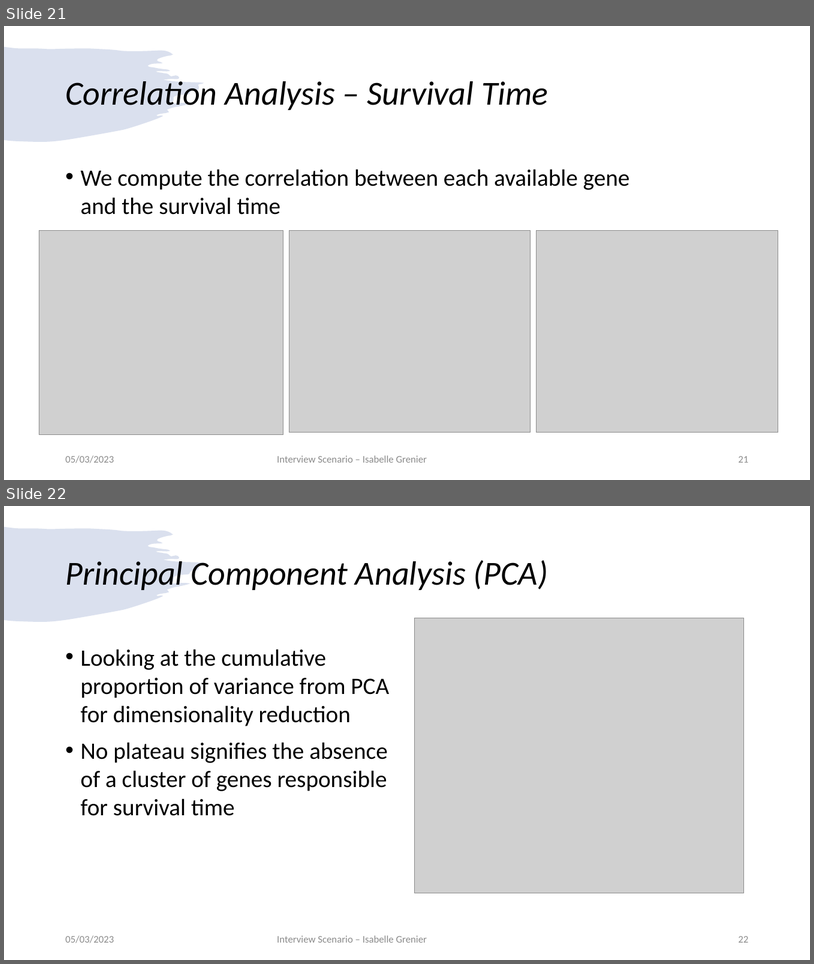
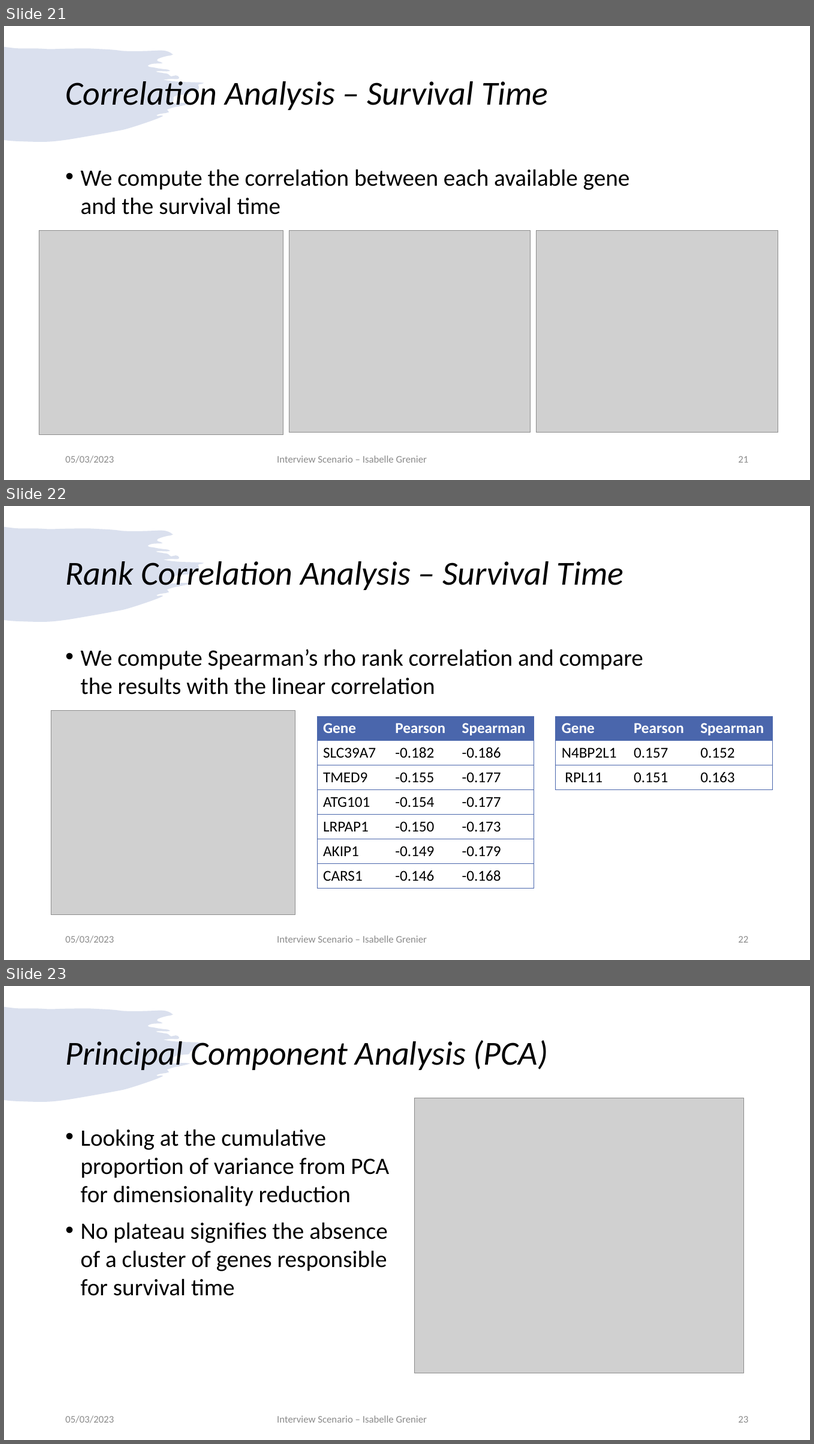
Before and after one commit to igrenier/TCGA_BRCA, a slide deck: presentation_05032023.pptx. Shown one above the other, each under a label of ours: slides 21 and 22 before the commit, slides 21, 22 and 23 after it. The pictures are 814x964 and 814x1444 pixels, drawn with LibreOffice and Linux fonts; fonts in the diff are those of the drawing; grey boxes stand for pictures. Boxes give left, top, right and bottom in pixels: in the first picture for what was removed or moved away, otherwise in the second. Text is boxed around its words. In the diff, an @@ line names an element or a change of style, - is before the commit and + after.

Commit message:
presentation figure cleanup

```diff
--- a/presentation_05032023.pptx
+++ b/presentation_05032023.pptx
@@ slide 22 added at <box>4,506,810,960</box>, background #FFFFFF; not listed: 1 template element that a slide beside it also shows @@
@@ title added at <box>65,561,624,590</box>, 40 pt, text #000000, italic @@
+Rank Correlation Analysis – Survival Time
@@ text added at <box>81,649,644,694</box>, 28 pt, text #000000 @@
+• We compute Spearman’s rho rank correlation and compare the results with the linear correlation
@@ picture added at <box>51,711,296,915</box> @@
@@ table added at <box>317,716,534,888</box>, 7 rows, 3 columns @@
+Gene | Pearson | Spearman
+SLC39A7 | -0.182 | -0.186
+TMED9 | -0.155 | -0.177
+ATG101 | -0.154 | -0.177
+LRPAP1 | -0.150 | -0.173
+AKIP1 | -0.149 | -0.179
+CARS1 | -0.146 | -0.168
@@ table added at <box>556,716,772,790</box>, 3 rows, 3 columns @@
+Gene | Pearson | Spearman
+N4BP2L1 | 0.157 | 0.152
+RPL11 | 0.151 | 0.163
@@ text added at <box>65,935,114,943</box>, 12 pt, text #8C8C8C @@
+05/03/2023
@@ text added at <box>277,935,427,942</box>, 12 pt, text #8C8C8C @@
+Interview Scenario – Isabelle Grenier
@@ page number added at <box>738,936,749,942</box>, 12 pt, text #8C8C8C @@
+22
@@ what was slide 22 is now slide 23 @@
@@ page number at <box>738,1416,749,1422</box>: text changed @@
-22
+23
```
Also in this commit, not shown: 8 slides changed.
